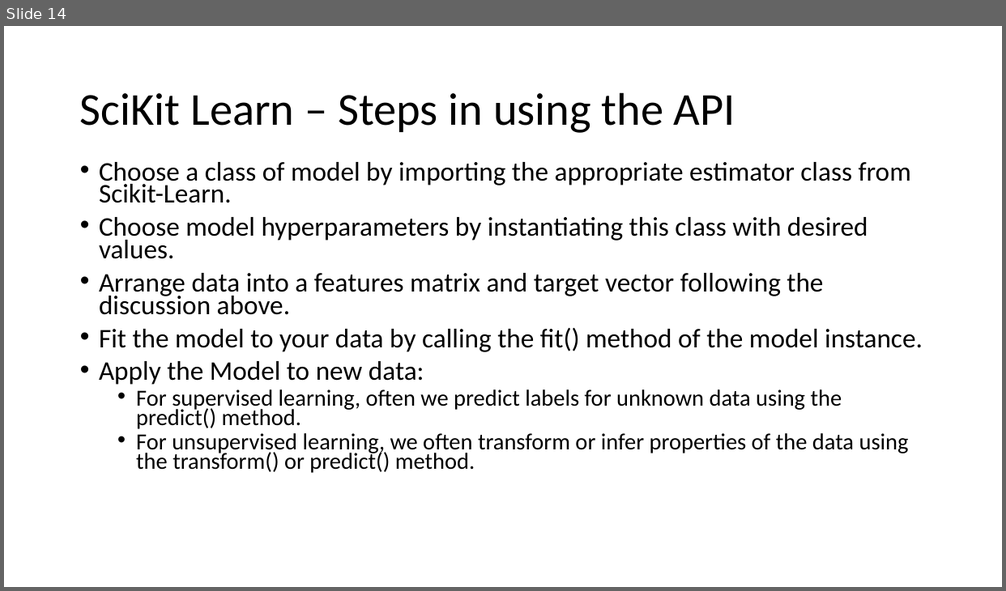
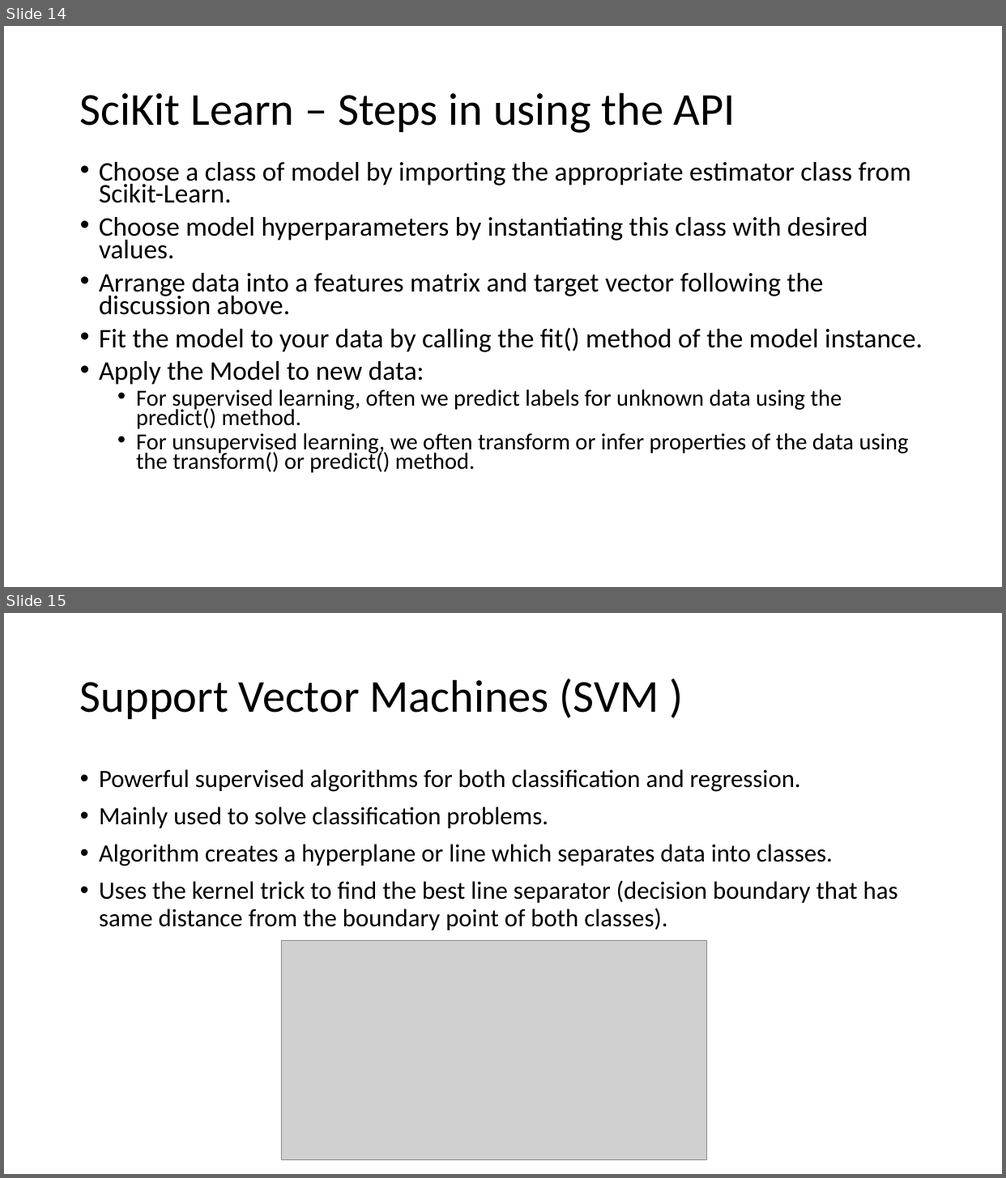
Before and after one commit to ppawar/ppawar.github.io, a slide deck: Spring2020/CSE351-S20/lectures/Python for Data Science - JakeVanderPlas.pptx. Shown one above the other, each under a label of ours: slide 14 before the commit, slides 14 and 15 after it. The pictures are 1006x591 and 1006x1178 pixels, drawn with LibreOffice and Linux fonts; fonts in the diff are those of the drawing; grey boxes stand for pictures. Boxes give left, top, right and bottom in pixels: in the first picture for what was removed or moved away, otherwise in the second. Text is boxed around its words. In the diff, an @@ line names an element or a change of style, - is before the commit and + after.

```diff
--- a/Spring2020/CSE351-S20/lectures/Python for Data Science - JakeVanderPlas.pptx
+++ b/Spring2020/CSE351-S20/lectures/Python for Data Science - JakeVanderPlas.pptx
@@ slide 15 added at box(4, 613, 1002, 1174), background #FFFFFF @@
@@ title added at box(80, 679, 659, 719), 44 pt, text #000000 @@
+Support Vector Machines (SVM )
@@ text added at box(99, 769, 898, 931), 24 pt, text #000000 @@
+• Powerful supervised algorithms for both classification and regression.
+• Mainly used to solve classification problems.
+• Algorithm creates a hyperplane or line which separates data into classes.
+• Uses the kernel trick to find the best line separator (decision boundary that has same distance from the boundary point of both classes).
@@ picture added at box(281, 941, 707, 1161) @@
```
Also in this commit, not shown: 11 other slides added, 1 other file.
